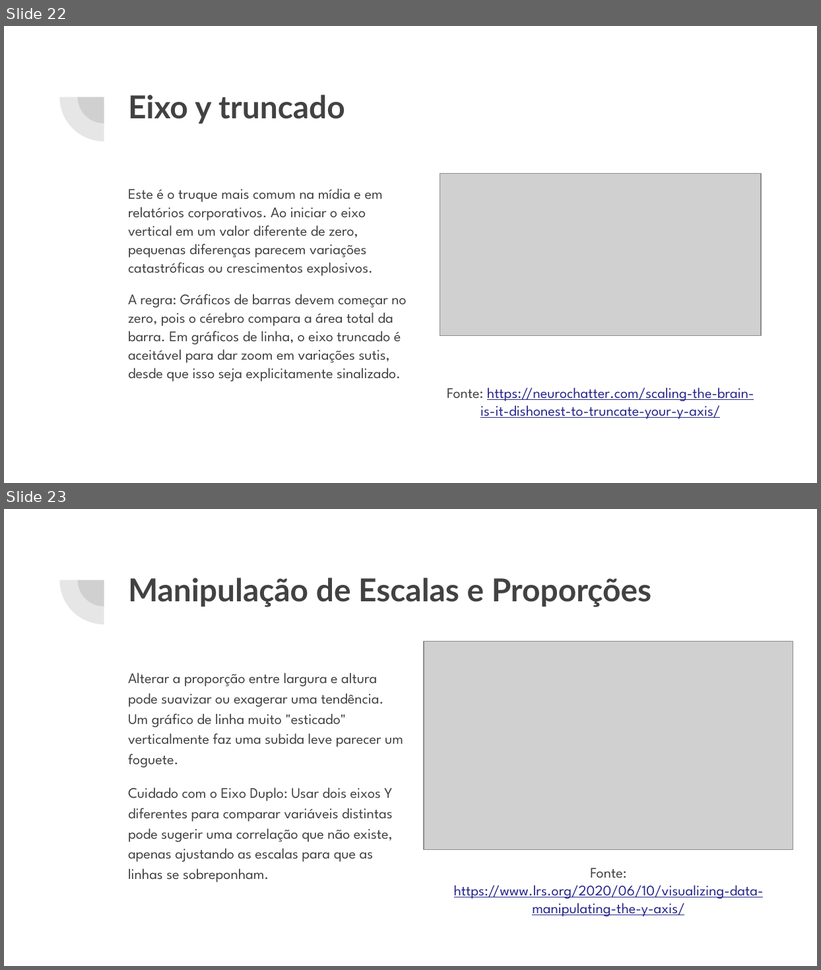
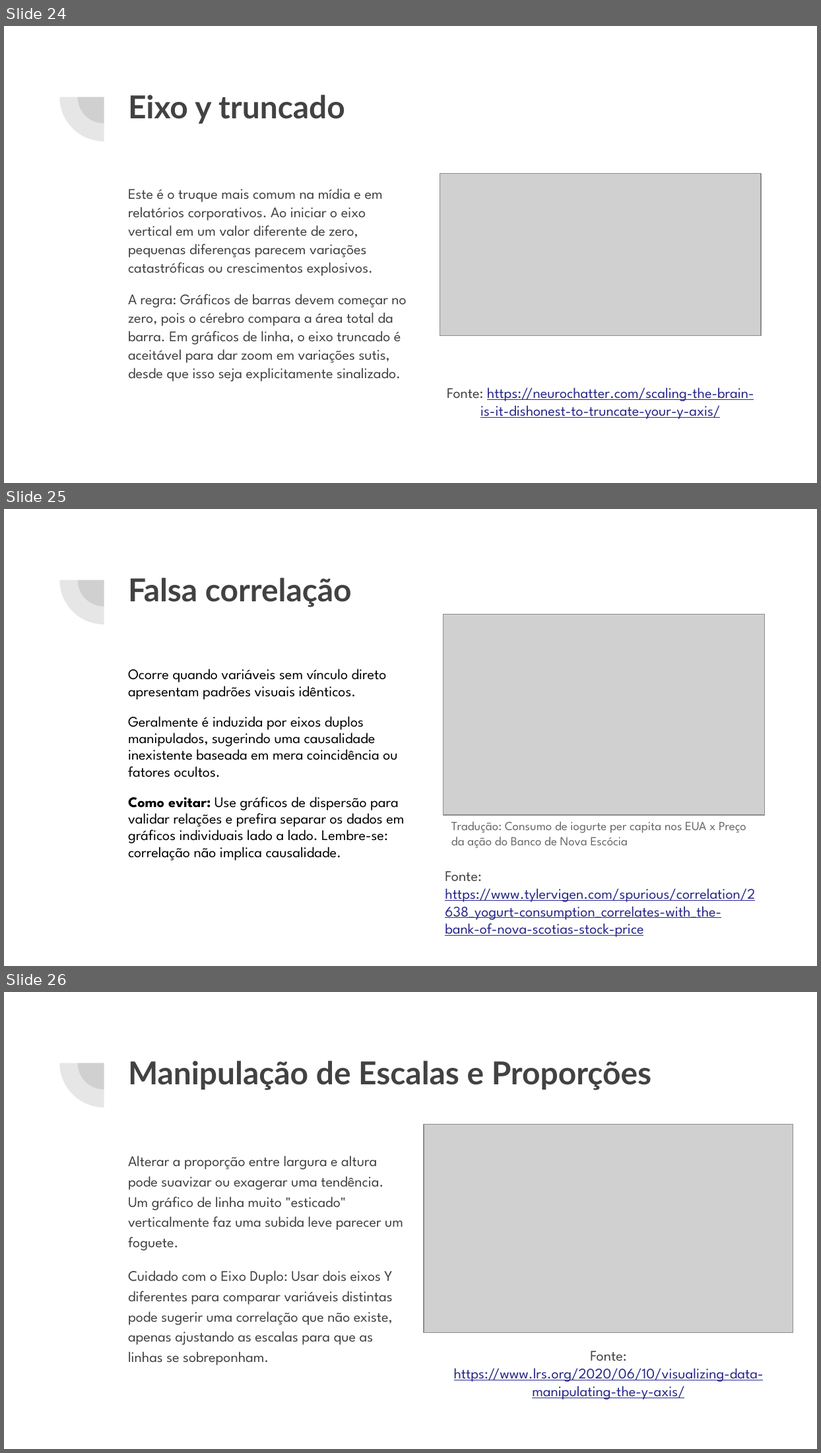
Before and after one commit to gustavonogvi/curso-python-ciencia-de-dados, a slide deck: modulo3/Módulo 3.pptx. Shown one above the other, each under a label of ours: slides 22 and 23 before the commit, slides 24, 25 and 26 after it. The pictures are 821x970 and 821x1453 pixels, drawn with LibreOffice and Linux fonts; fonts in the diff are those of the drawing; grey boxes stand for pictures. Boxes give left, top, right and bottom in pixels: in the first picture for what was removed or moved away, otherwise in the second. Text is boxed around its words. In the diff, an @@ line names an element or a change of style, - is before the commit and + after.

Commit message:
mais exemplos no notebook, paletas de cor, gráficos enganosos e acessibildade

```diff
--- a/modulo3/Módulo 3.pptx
+++ b/modulo3/Módulo 3.pptx
@@ slide 25 added at bbox=[4, 509, 817, 966], background #FFFFFF; not listed: 2 template elements that a slide beside it also shows @@
@@ title added at bbox=[128, 578, 352, 607], 28 pt, text #424242, bold @@
+Falsa correlação
@@ picture added at bbox=[443, 614, 764, 815] @@
@@ text added at bbox=[128, 669, 404, 861], 13 pt, text #000000 @@
+Ocorre quando variáveis sem vínculo direto apresentam padrões visuais idênticos.
+Geralmente é induzida por eixos duplos manipulados, sugerindo uma causalidade inexistente baseada em mera coincidência ou fatores ocultos.
+Como evitar: Use gráficos de dispersão para validar relações e prefira separar os dados em gráficos individuais lado a lado. Lembre-se: correlação não implica causalidade.
@@ text added at bbox=[451, 822, 746, 848], 11 pt, text #666666 @@
+Tradução: Consumo de iogurte per capita nos EUA x Preço da ação do Banco de Nova Escócia
@@ text added at bbox=[445, 871, 755, 937], 13 pt, text #27278B, underline @@
+Fonte: https://www.tylervigen.com/spurious/correlation/2638_yogurt-consumption_correlates-with_the-bank-of-nova-scotias-stock-price
@@ what was slide 22 is now slide 24 @@
@@ what was slide 23 is now slide 26 @@
```
Also in this commit, not shown: 2 other slides added, 1 other file.
